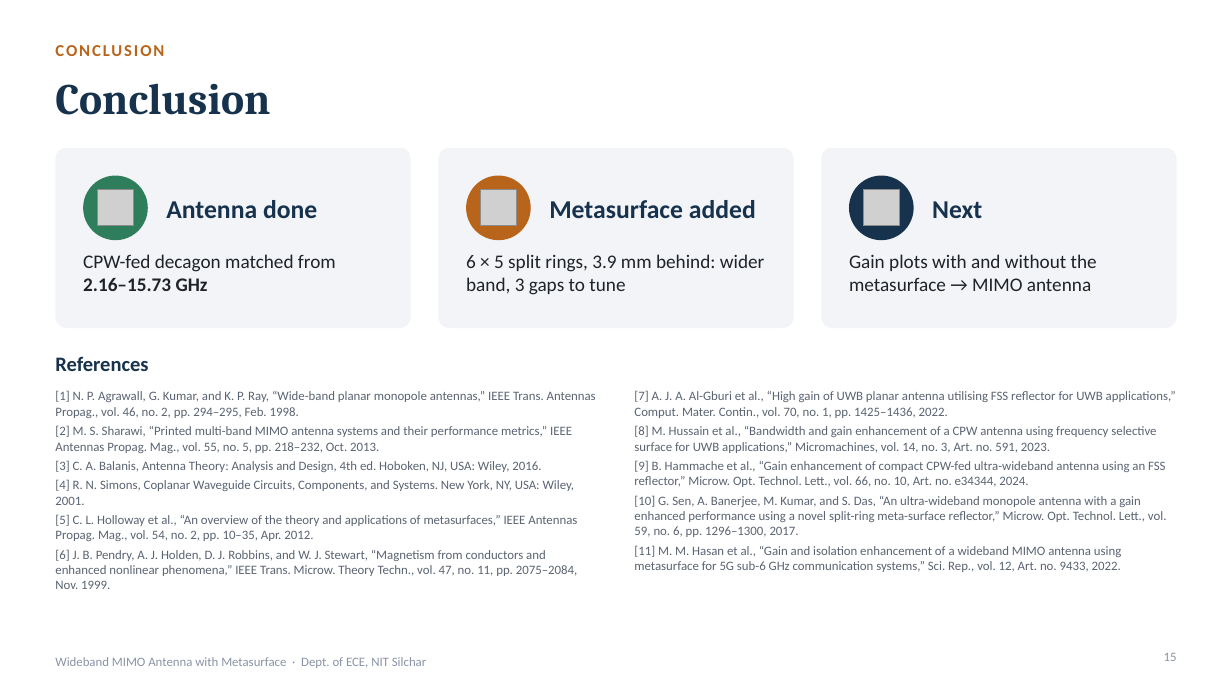
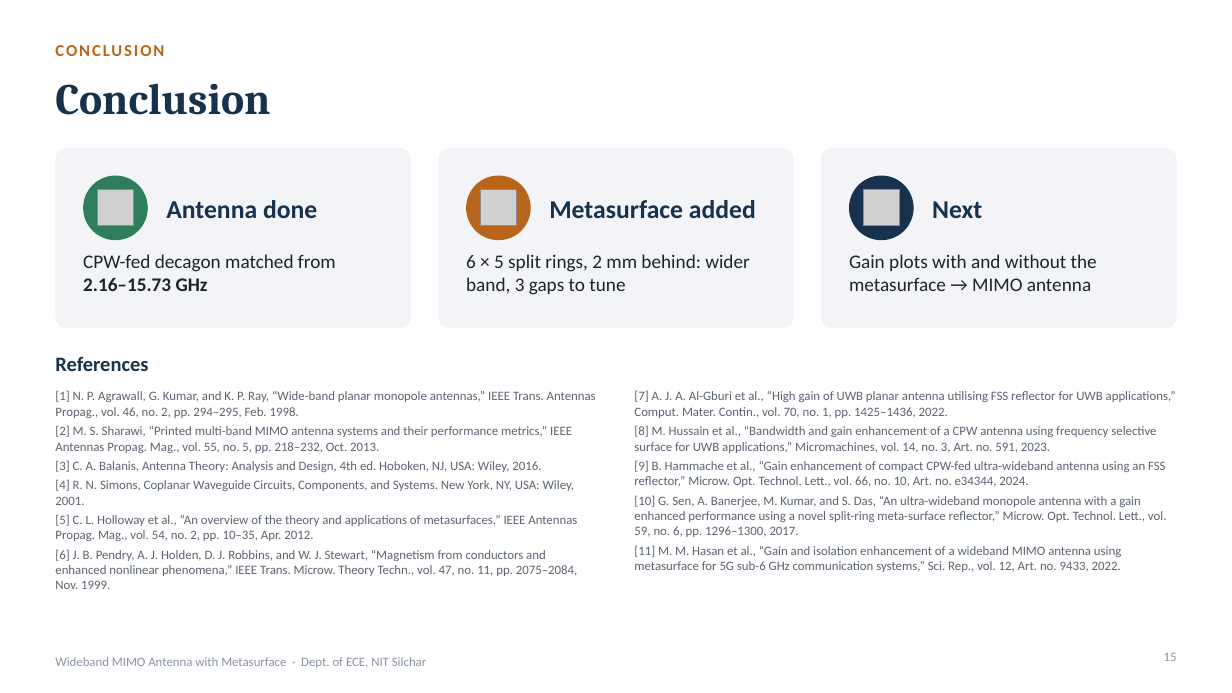
Before and after one commit to Ezed9/fyp-mimo-antenna-metasurface, a slide deck: slide 15 of presentation/FYP_Presentation.pptx. Drawn at 1232x693 pixels with LibreOffice and Linux fonts; fonts in the diff are those of the drawing; grey boxes stand for pictures. Boxes give left, top, right and bottom in pixels: in the first picture for what was removed or moved away, otherwise in the second. Text is boxed around its words. In the diff, an @@ line names an element or a change of style, - is before the commit and + after.

```diff
--- a/presentation/FYP_Presentation.pptx
+++ b/presentation/FYP_Presentation.pptx
@@ text at [466,254,750,295]: text changed @@
-6 × 5 split rings, 3.9 mm behind: wider band, 3 gaps to tune
+6 × 5 split rings, 2 mm behind: wider band, 3 gaps to tune
```
Also in this commit, not shown: 7 other slides changed, 13 other files.
